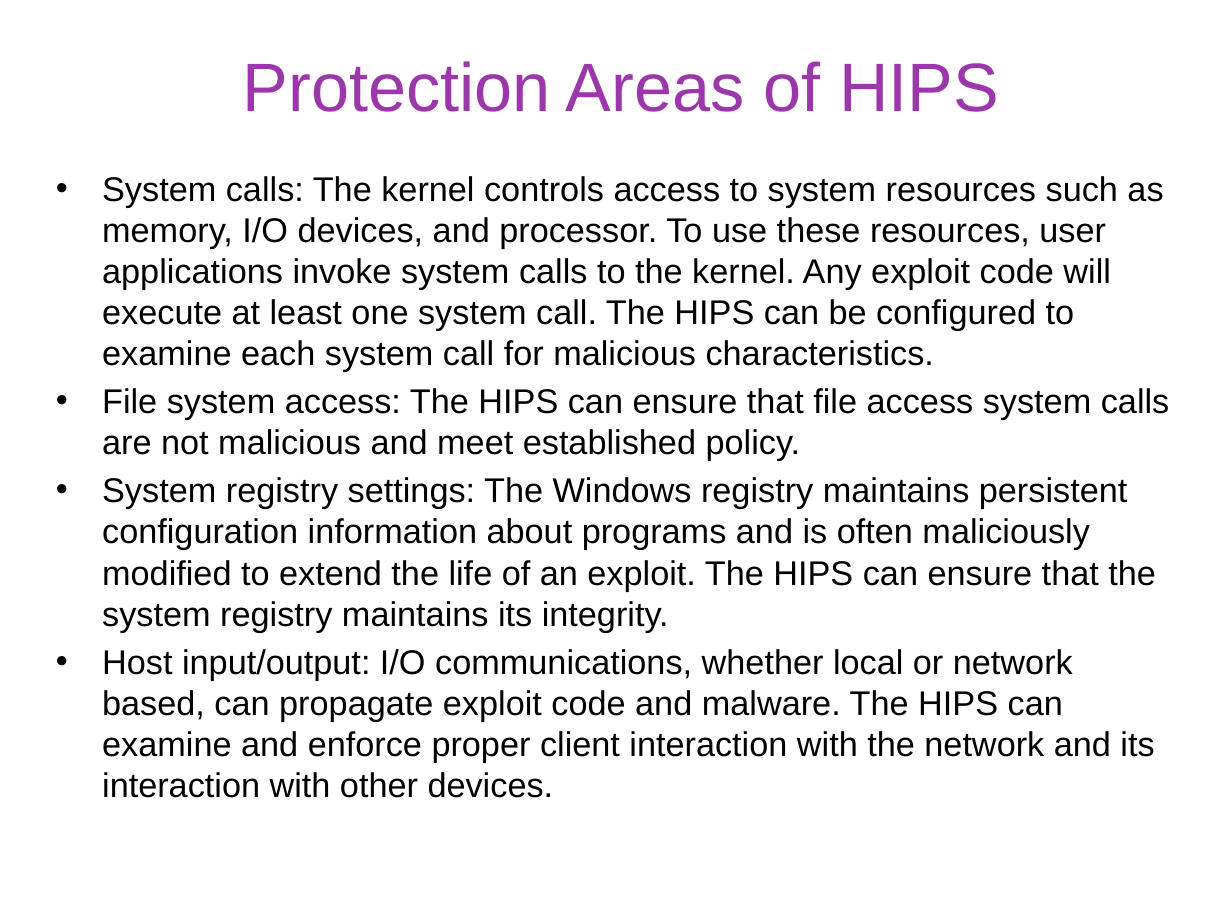
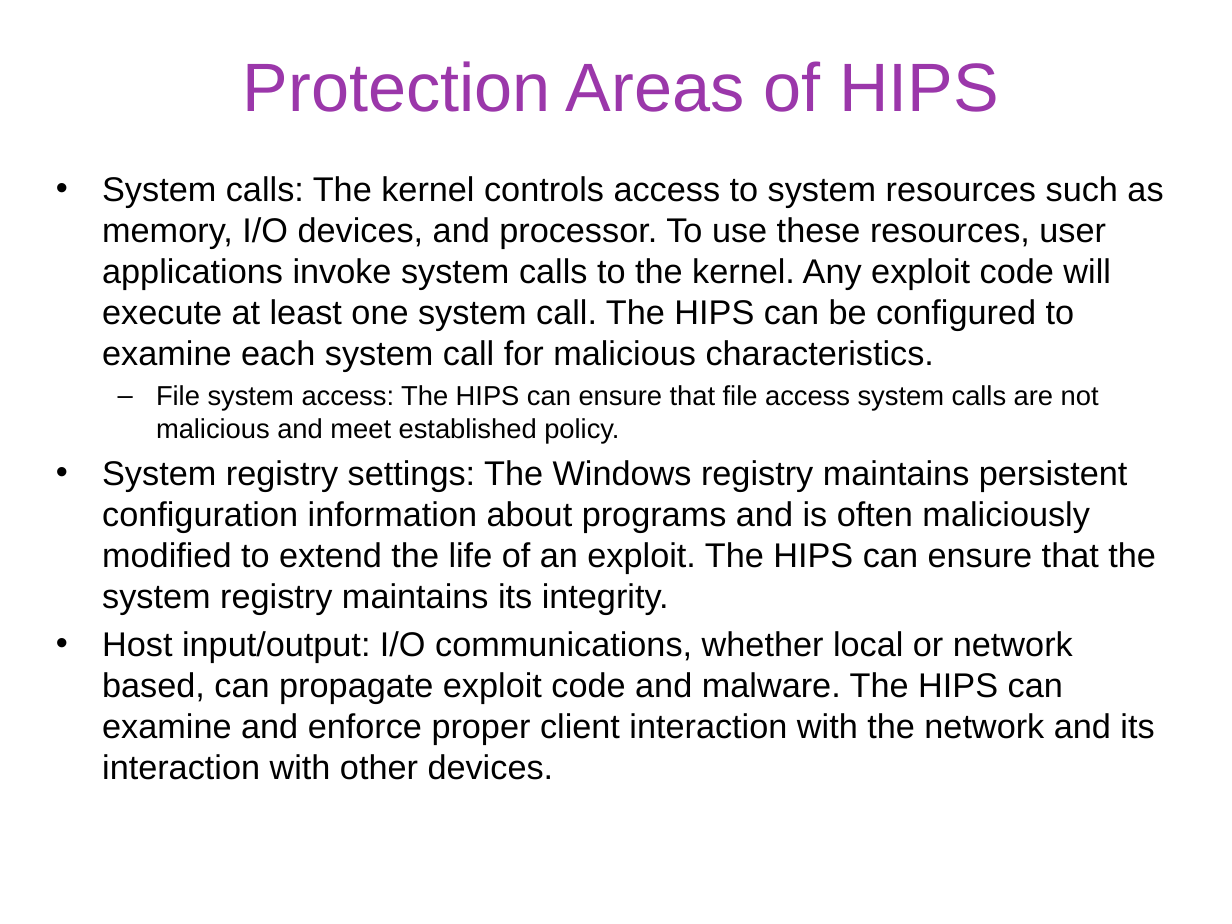
Before and after one commit to gulaoshi/gu.github.io, a slide deck: slide 32 of InfoSec/PPTs/L10-CH09-Firewalls and Intrusion Prevention.pptx. Drawn at 1232x924 pixels with LibreOffice and Linux fonts; fonts in the diff are those of the drawing. Boxes give left, top, right and bottom in pixels: in the first picture for what was removed or moved away, otherwise in the second. Text is boxed around its words. In the diff, an @@ line names an element or a change of style, - is before the commit and + after.

```diff
--- a/InfoSec/PPTs/L10-CH09-Firewalls and Intrusion Prevention.pptx
+++ b/InfoSec/PPTs/L10-CH09-Firewalls and Intrusion Prevention.pptx
@@ text at [156,385,1099,444]: size 20 to 16 pt in "File system access: The HIPS can ensure ..."; bullet • to –; list level 1 to 2 in "File system access: The HIPS ..." @@
```
Also in this commit, not shown: 15 other slides changed, 4 other files.
